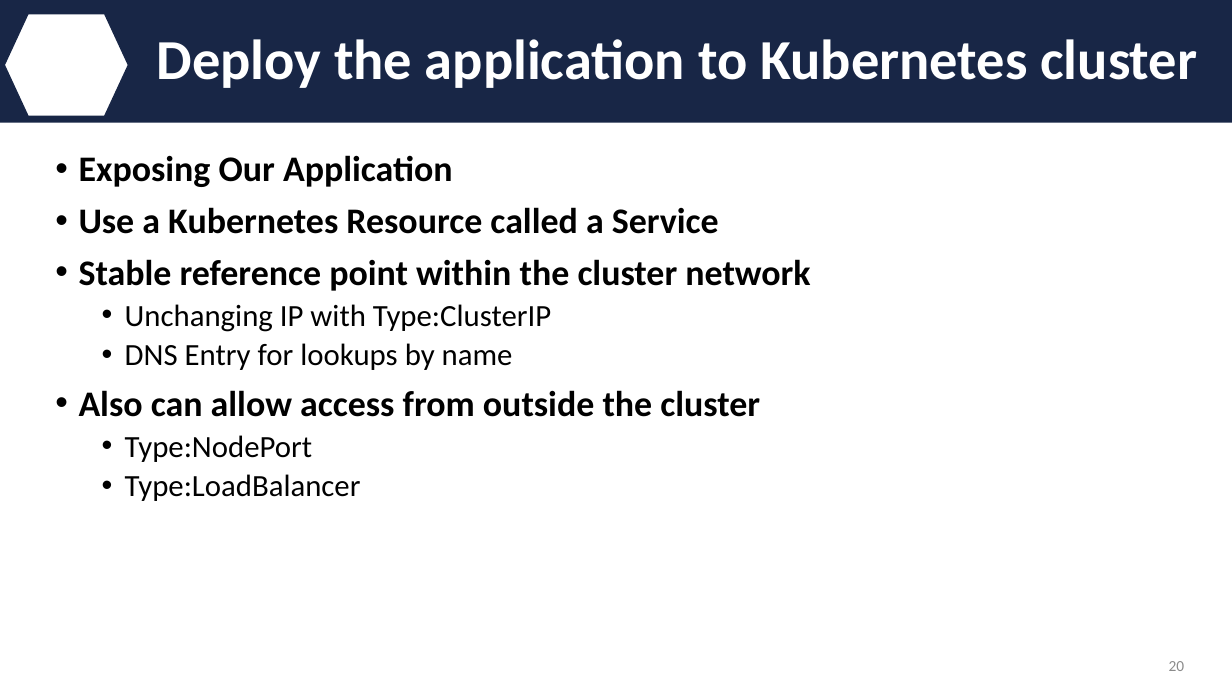
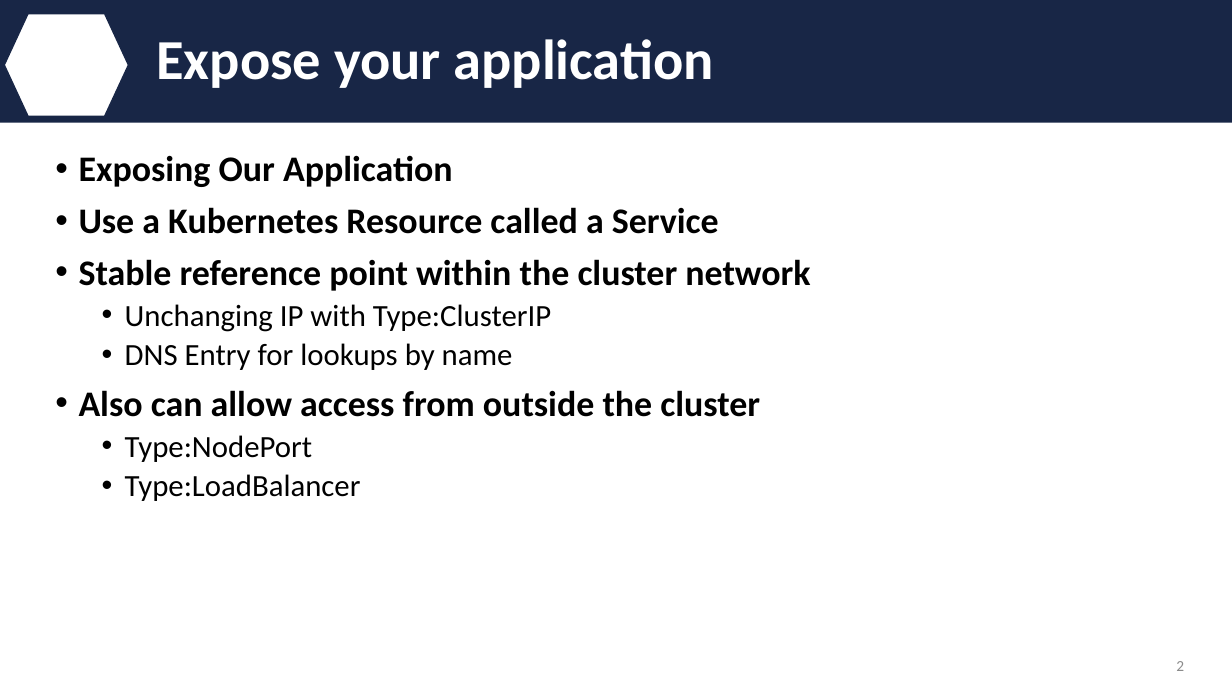
Before and after one commit to IBM/kube101, a slide deck: slide 2 of presentation/meetup.pptx (slide 20 before the commit). Drawn at 1232x693 pixels with LibreOffice and Linux fonts; fonts in the diff are those of the drawing; background and template pictures are left out. Boxes give left, top, right and bottom in pixels: in the first picture for what was removed or moved away, otherwise in the second. Text is boxed around its words. In the diff, an @@ line names an element or a change of style, - is before the commit and + after.

```diff
--- a/presentation/meetup.pptx
+++ b/presentation/meetup.pptx
@@ title at box(156, 39, 714, 88): text changed @@
-Deploy the application to Kubernetes cluster
+Expose your application
@@ page number at box(1176, 661, 1184, 671): text changed @@
-20
+2
```
Also in this commit, not shown: 2 other slides changed, 24 slides removed, 1 other file.
